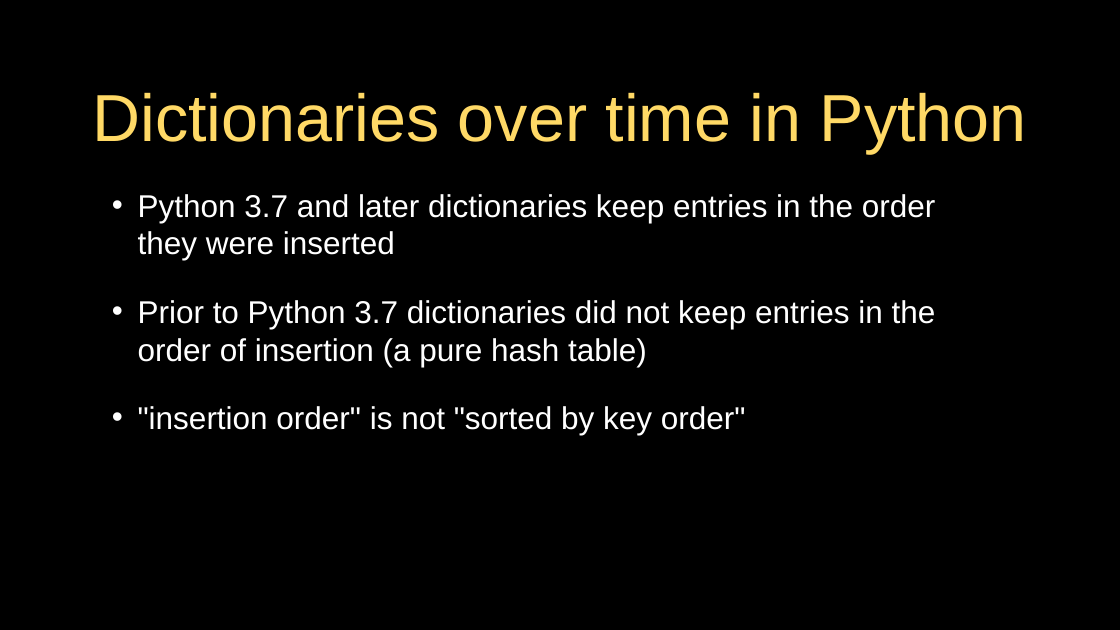
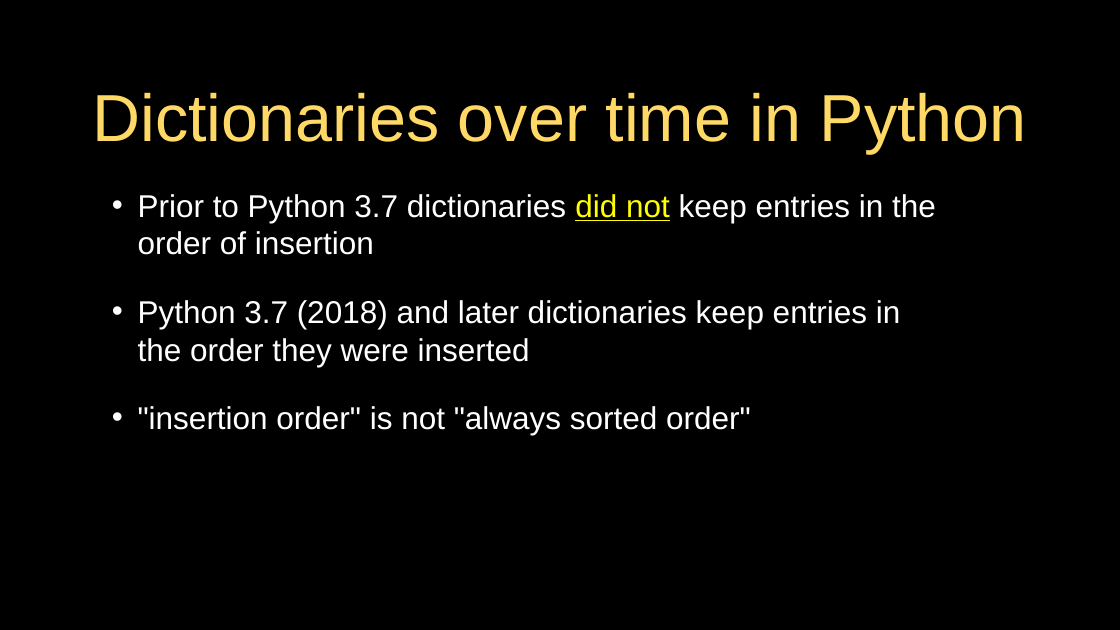
Before and after one commit to csev/py4e, a slide deck: slide 6 of lectures3/Pythonlearn-09-Dictionaries.pptx. Drawn at 1120x630 pixels with LibreOffice and Linux fonts; fonts in the diff are those of the drawing. Boxes give left, top, right and bottom in pixels: in the first picture for what was removed or moved away, otherwise in the second. Text is boxed around its words. In the diff, an @@ line names an element or a change of style, - is before the commit and + after.

```diff
--- a/lectures3/Pythonlearn-09-Dictionaries.pptx
+++ b/lectures3/Pythonlearn-09-Dictionaries.pptx
@@ text at (x1=138, y1=194, x2=936, y2=435): text changed @@
-• Python 3.7 and later dictionaries keep entries in the order they were inserted
-• Prior to Python 3.7 dictionaries did not keep entries in the order of insertion (a pure hash table)
-• "insertion order" is not "sorted by key order"
+• Prior to Python 3.7 dictionaries did not keep entries in the order of insertion
+• Python 3.7 (2018) and later dictionaries keep entries in the order they were inserted
+• "insertion order" is not "always sorted order"
```
Also in this commit, not shown: 3 other slides changed, 1 slide added, 2 slides removed, 2 other files.
